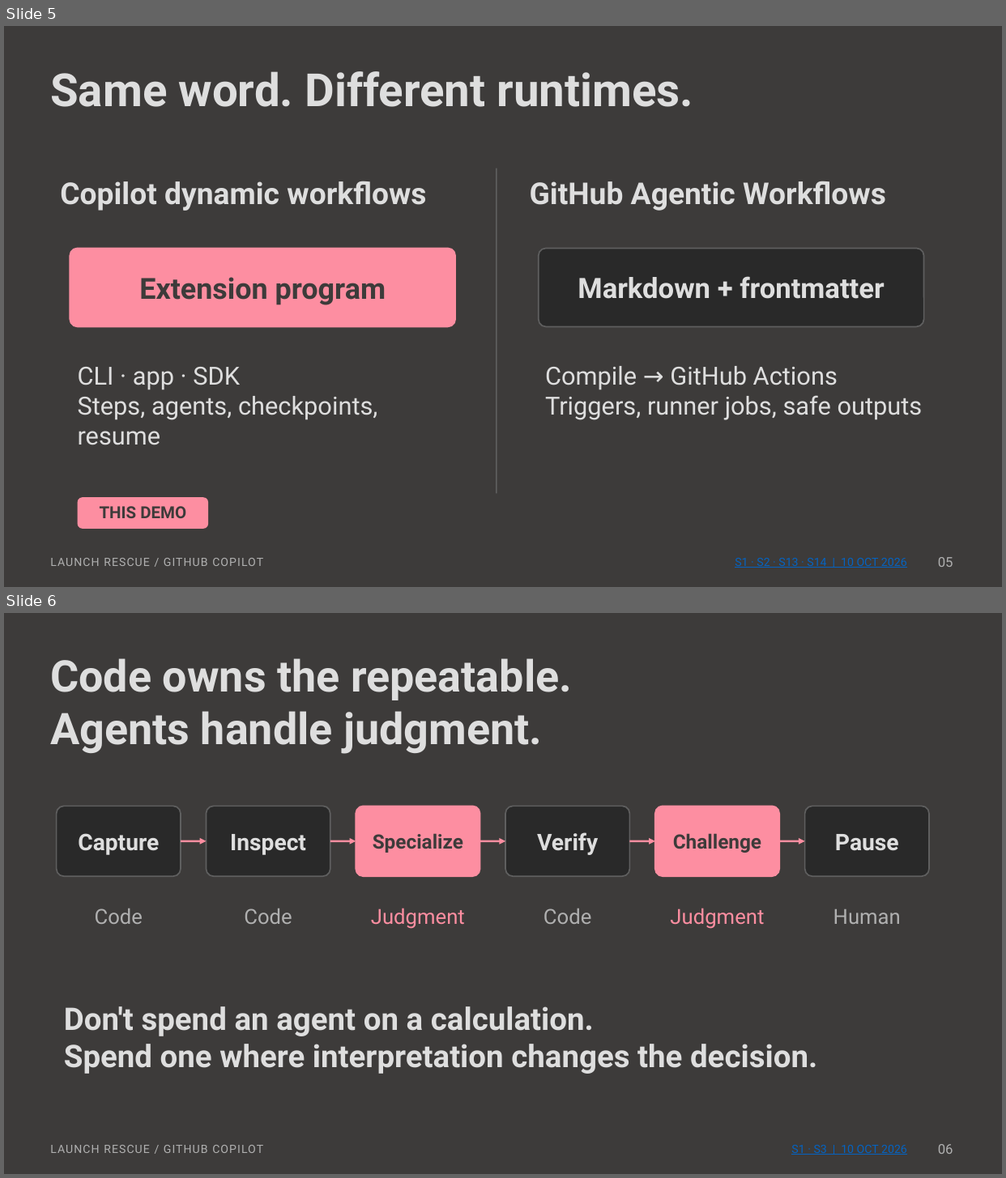
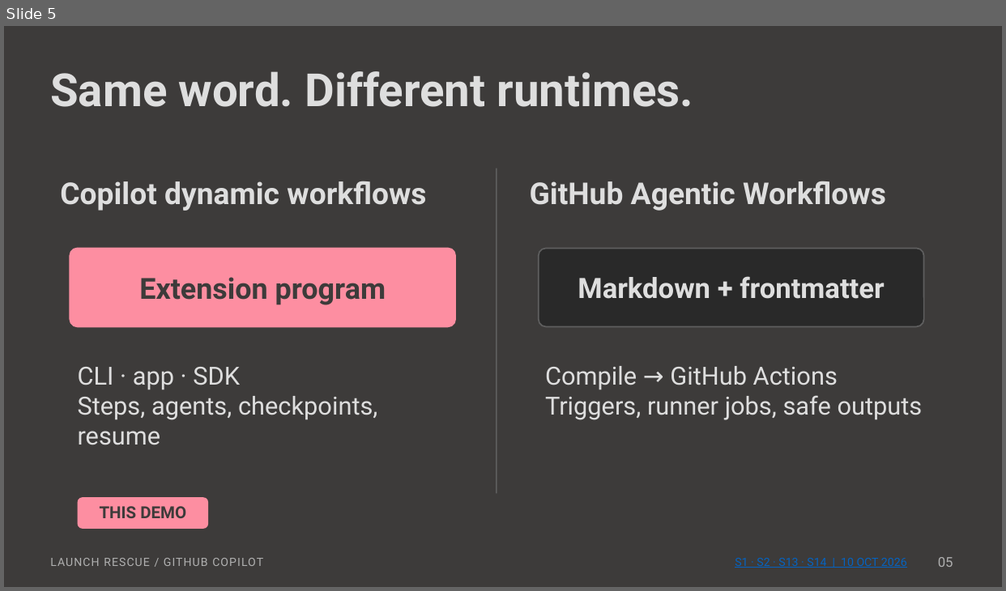
Before and after one commit to msftnadavbh/workflows, a slide deck: Launch-Rescue.pptx. Shown one above the other, each under a label of ours: slides 5 and 6 before the commit, slide 5 after it. The pictures are 1006x1178 and 1006x591 pixels, drawn with LibreOffice and Linux fonts; fonts in the diff are those of the drawing. Boxes give left, top, right and bottom in pixels: in the first picture for what was removed or moved away, otherwise in the second. Text is boxed around its words. In the diff, an @@ line names an element or a change of style, - is before the commit and + after.

```diff
--- a/Launch-Rescue.pptx
+++ b/Launch-Rescue.pptx
@@ slide 6 removed at (x1=4, y1=613, x2=1002, y2=1174), background #3D3B3A @@
@@ text removed at (x1=50, y1=658, x2=572, y2=754) @@
-Code owns the repeatable.
-Agents handle judgment.
@@ rounded rectangle removed at (x1=57, y1=806, x2=181, y2=876) @@
@@ rounded rectangle removed at (x1=206, y1=806, x2=330, y2=876) @@
@@ rounded rectangle removed at (x1=356, y1=806, x2=480, y2=876) @@
@@ rounded rectangle removed at (x1=505, y1=806, x2=630, y2=876) @@
@@ rounded rectangle removed at (x1=655, y1=806, x2=780, y2=876) @@
@@ rounded rectangle removed at (x1=805, y1=806, x2=929, y2=876) @@
@@ text removed at (x1=78, y1=833, x2=159, y2=855) @@
-Capture
@@ arrow removed from (181, 841) to (206, 841) @@
@@ text removed at (x1=230, y1=834, x2=306, y2=855) @@
-Inspect
@@ arrow removed from (330, 841) to (356, 841) @@
@@ text removed at (x1=373, y1=833, x2=463, y2=853) @@
-Specialize
@@ arrow removed from (480, 841) to (505, 841) @@
@@ text removed at (x1=537, y1=833, x2=598, y2=855) @@
-Verify
@@ arrow removed from (630, 841) to (655, 841) @@
@@ text removed at (x1=673, y1=833, x2=761, y2=853) @@
-Challenge
@@ arrow removed from (780, 841) to (805, 841) @@
@@ text removed at (x1=835, y1=834, x2=899, y2=851) @@
-Pause
@@ text removed at (x1=95, y1=909, x2=143, y2=924) @@
-Code
@@ text removed at (x1=244, y1=909, x2=292, y2=924) @@
-Code
@@ text removed at (x1=371, y1=908, x2=465, y2=929) @@
-Judgment
@@ text removed at (x1=543, y1=909, x2=591, y2=924) @@
-Code
@@ text removed at (x1=670, y1=908, x2=764, y2=929) @@
-Judgment
@@ text removed at (x1=833, y1=909, x2=901, y2=924) @@
-Human
@@ text removed at (x1=64, y1=1007, x2=817, y2=1074) @@
-Don't spend an agent on a calculation.
-Spend one where interpretation changes the decision.
@@ text removed at (x1=50, y1=1145, x2=263, y2=1153) @@
-LAUNCH RESCUE / GITHUB COPILOT
@@ text removed at (x1=791, y1=1145, x2=907, y2=1155) @@
-S1 · S3 | 10 OCT 2026
@@ text removed at (x1=938, y1=1144, x2=953, y2=1154) @@
-06
```
Also in this commit, not shown: 1 slide changed, 2 slides added, 1 other slide removed, 59 other files.
